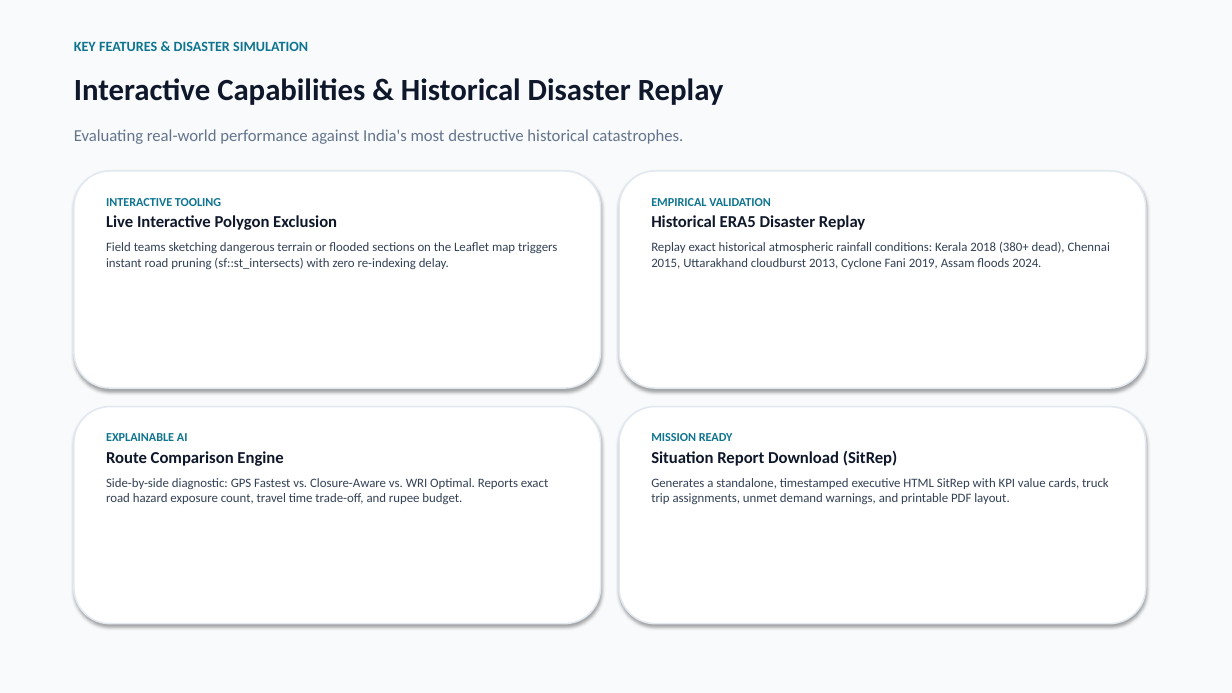
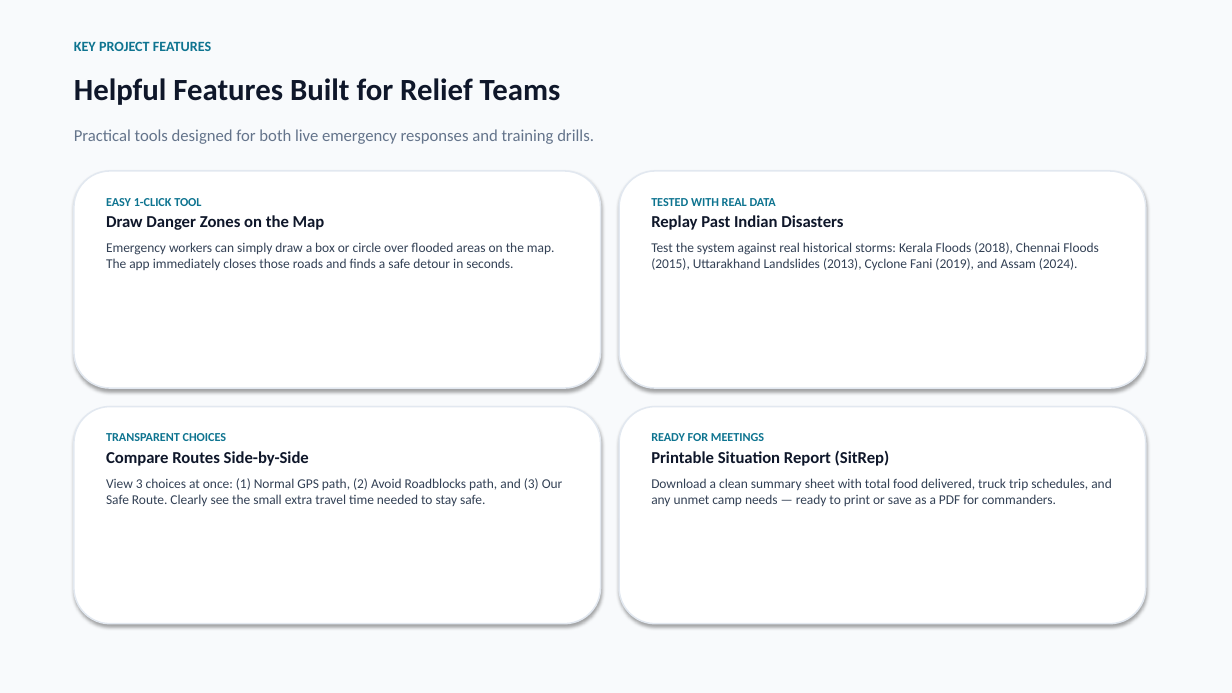
Before and after one commit to nisargad1/ReliefRoute-India, a slide deck: slide 8 of docs/ReliefRoute_India_Presentation.pptx. Drawn at 1232x693 pixels with LibreOffice and Linux fonts; fonts in the diff are those of the drawing. Boxes give left, top, right and bottom in pixels: in the first picture for what was removed or moved away, otherwise in the second. Text is boxed around its words. In the diff, an @@ line names an element or a change of style, - is before the commit and + after.

Commit message:
docs: simplify presentation wording for easy reading and defense

```diff
--- a/docs/ReliefRoute_India_Presentation.pptx
+++ b/docs/ReliefRoute_India_Presentation.pptx
@@ text at [74,41,211,51]: text changed @@
-KEY FEATURES & DISASTER SIMULATION
+KEY PROJECT FEATURES
@@ text at [74,78,561,105]: text changed @@
-Interactive Capabilities & Historical Disaster Replay
+Helpful Features Built for Relief Teams
@@ text at [74,129,594,144]: text changed @@
-Evaluating real-world performance against India's most destructive historical catastrophes.
+Practical tools designed for both live emergency responses and training drills.
@@ text at [106,198,555,270]: text changed; size 10 to 10.5 pt @@
-INTERACTIVE TOOLING
-Live Interactive Polygon Exclusion
-Field teams sketching dangerous terrain or flooded sections on the Leaflet map triggers instant road pruning (sf::st_intersects) with zero re-indexing delay.
+EASY 1-CLICK TOOL
+Draw Danger Zones on the Map
+Emergency workers can simply draw a box or circle over flooded areas on the map. The app immediately closes those roads and finds a safe detour in seconds.
@@ text at [651,198,1099,270]: text changed; size 10 to 10.5 pt @@
-EMPIRICAL VALIDATION
-Historical ERA5 Disaster Replay
-Replay exact historical atmospheric rainfall conditions: Kerala 2018 (380+ dead), Chennai 2015, Uttarakhand cloudburst 2013, Cyclone Fani 2019, Assam floods 2024.
+TESTED WITH REAL DATA
+Replay Past Indian Disasters
+Test the system against real historical storms: Kerala Floods (2018), Chennai Floods (2015), Uttarakhand Landslides (2013), Cyclone Fani (2019), and Assam (2024).
@@ text at [106,433,563,506]: text changed; size 10 to 10.5 pt @@
-EXPLAINABLE AI
-Route Comparison Engine
-Side-by-side diagnostic: GPS Fastest vs. Closure-Aware vs. WRI Optimal. Reports exact road hazard exposure count, travel time trade-off, and rupee budget.
+TRANSPARENT CHOICES
+Compare Routes Side-by-Side
+View 3 choices at once: (1) Normal GPS path, (2) Avoid Roadblocks path, and (3) Our Safe Route. Clearly see the small extra travel time needed to stay safe.
@@ text at [651,433,1111,506]: text changed; size 10 to 10.5 pt @@
-MISSION READY
-Situation Report Download (SitRep)
-Generates a standalone, timestamped executive HTML SitRep with KPI value cards, truck trip assignments, unmet demand warnings, and printable PDF layout.
+READY FOR MEETINGS
+Printable Situation Report (SitRep)
+Download a clean summary sheet with total food delivered, truck trip schedules, and any unmet camp needs — ready to print or save as a PDF for commanders.
```
Also in this commit, not shown: 10 other slides changed, 1 other file.
